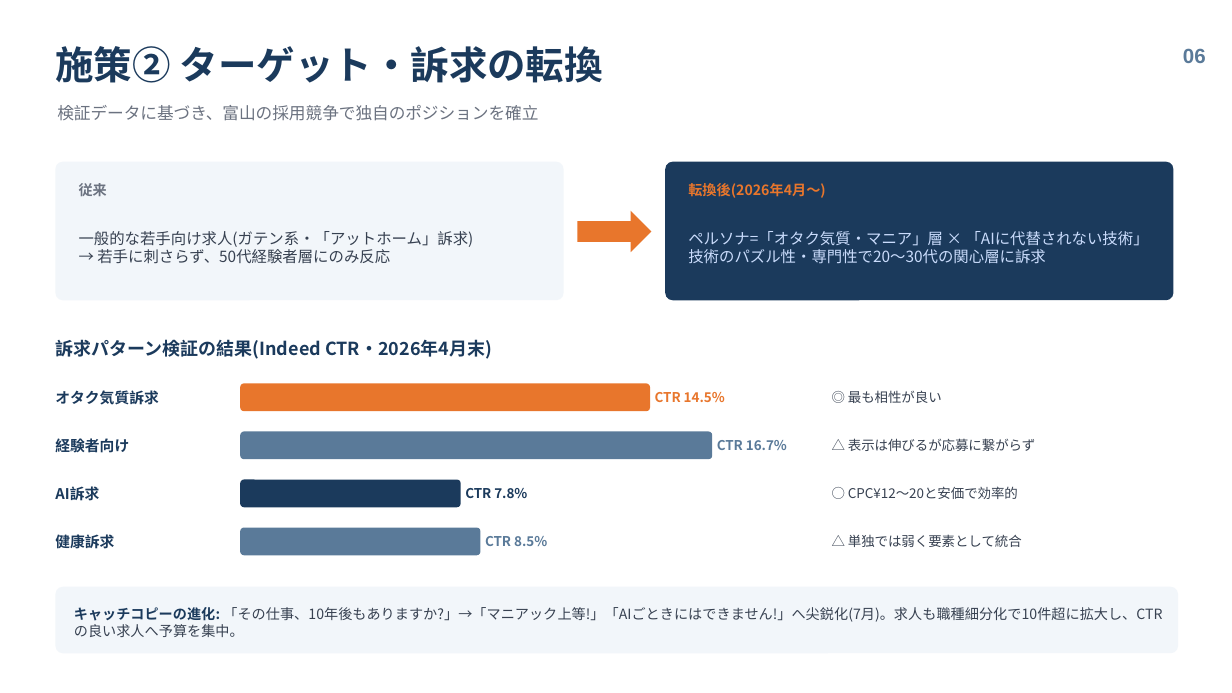
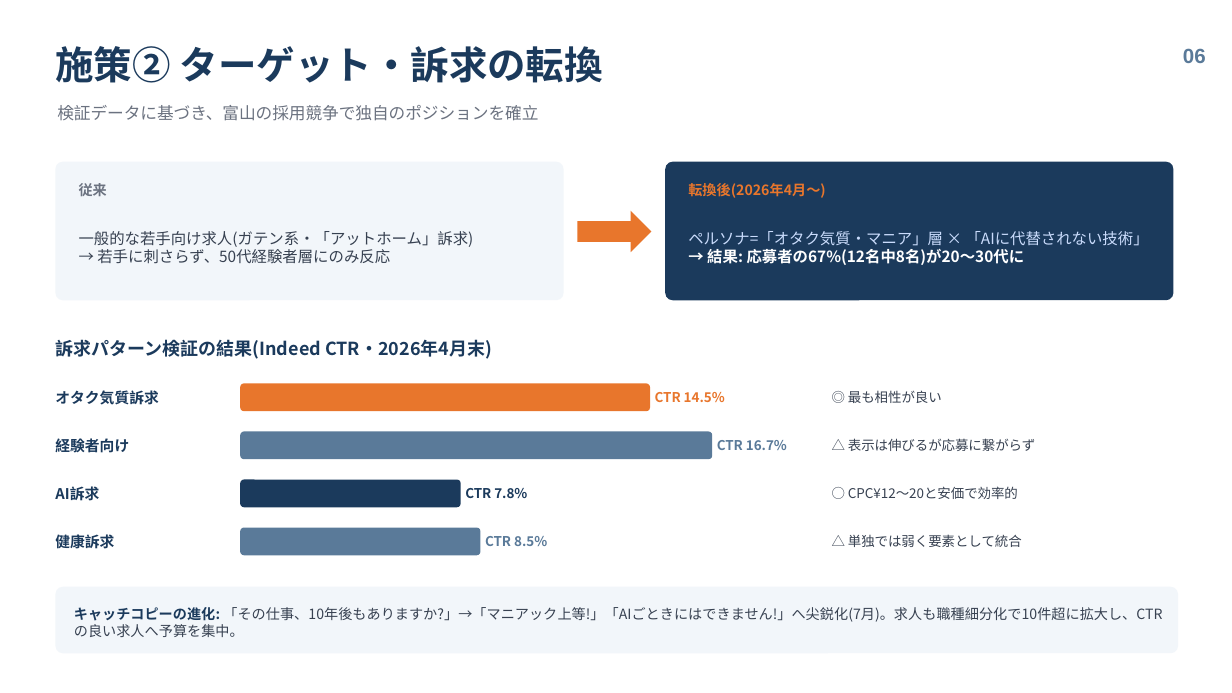
Before and after one commit to talenco0701/agency-agents, a slide deck: slide 6 of reports/matsushita-kogyo/松下工業様_採用強化支援_総括レポート.pptx. Drawn at 1232x693 pixels with LibreOffice and Linux fonts; fonts in the diff are those of the drawing. Boxes give left, top, right and bottom in pixels: in the first picture for what was removed or moved away, otherwise in the second. Text is boxed around its words. In the diff, an @@ line names an element or a change of style, - is before the commit and + after.

```diff
--- a/reports/matsushita-kogyo/松下工業様_採用強化支援_総括レポート.pptx
+++ b/reports/matsushita-kogyo/松下工業様_採用強化支援_総括レポート.pptx
@@ text at (707,249,1025,265): text changed; text colour #CADCFC to #FFFFFF; bold on @@
-技術のパズル性・専門性で20〜30代の関心層に訴求
+→ 結果: 応募者の67%(12名中8名)が20〜30代に
```
Also in this commit, not shown: 5 other slides changed, 1 slide added, 1 other file.
